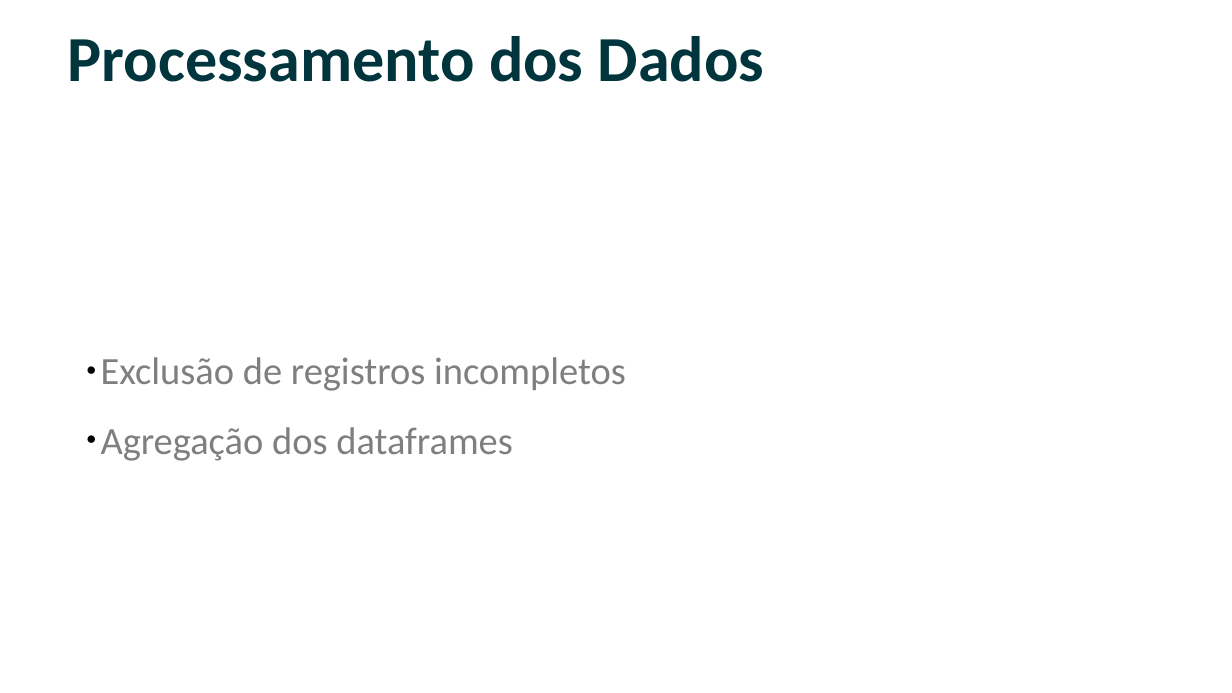
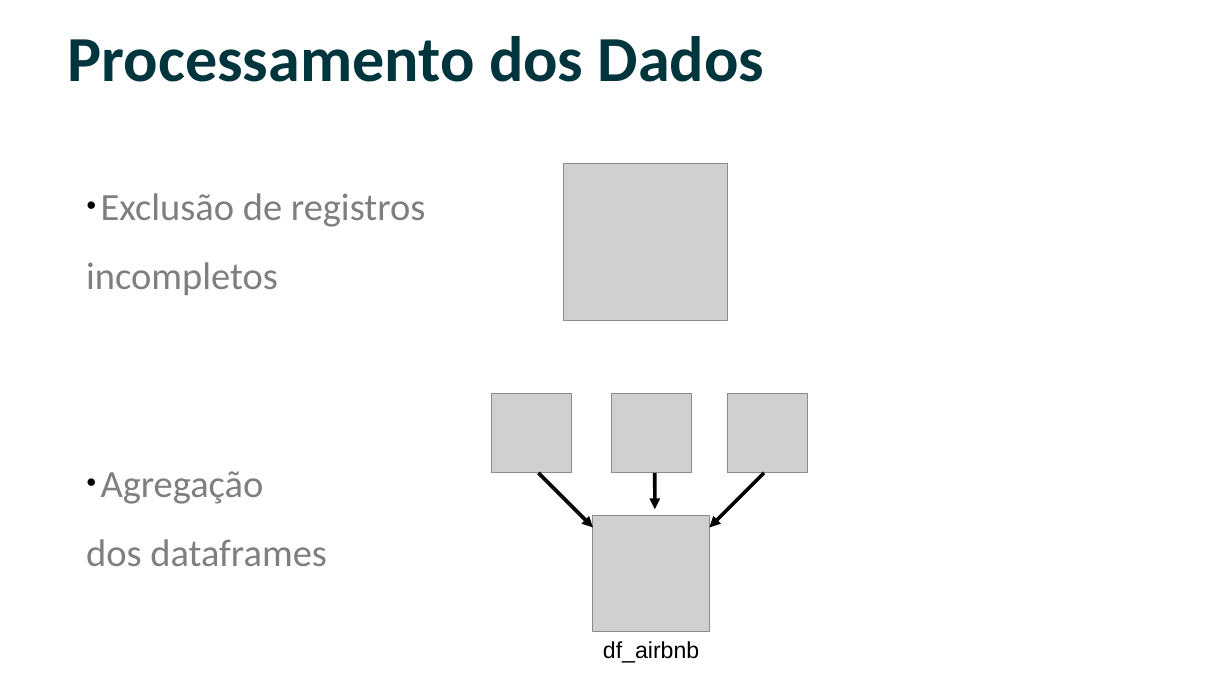
Before and after one commit to frlsouza/pmv_tcc_airbnb, a slide deck: slide 5 of Slides - Fabio Rafael - Ciência de Dados e Big Data.odp. Drawn at 1232x693 pixels with LibreOffice and Linux fonts; fonts in the diff are those of the drawing; grey boxes stand for pictures; background and template pictures are left out. Boxes give left, top, right and bottom in pixels: in the first picture for what was removed or moved away, otherwise in the second. Text is boxed around its words. In the diff, an @@ line names an element or a change of style, - is before the commit and + after.

```diff
--- a/Slides - Fabio Rafael - Ciência de Dados e Big Data.odp
+++ b/Slides - Fabio Rafael - Ciência de Dados e Big Data.odp
@@ subtitle "Exclusão de registros" at box(86, 193, 426, 566): vertical alignment middle to top @@
@@ picture added at box(564, 164, 727, 321) @@
@@ subtitle at box(86, 193, 426, 566): text changed @@
-● Exclusão de registros incompletos
-● Agregação dos dataframes
+● Exclusão de registros
+incompletos
+● Agregação
+dos dataframes
@@ picture added at box(491, 394, 571, 473) @@
@@ picture added at box(611, 394, 691, 473) @@
@@ picture added at box(727, 394, 808, 473) @@
@@ arrow added from (539, 473) to (593, 528), #000000 2.83 pt @@
@@ arrow added from (655, 473) to (655, 509), #000000 2.83 pt @@
@@ arrow added from (764, 473) to (710, 528), #000000 2.83 pt @@
@@ picture added at box(593, 516, 710, 632) @@
@@ text added at box(603, 641, 699, 663), 18 pt, text #000000 @@
+df_airbnb
```
Also in this commit, not shown: 6 other slides changed, 1 other file.
